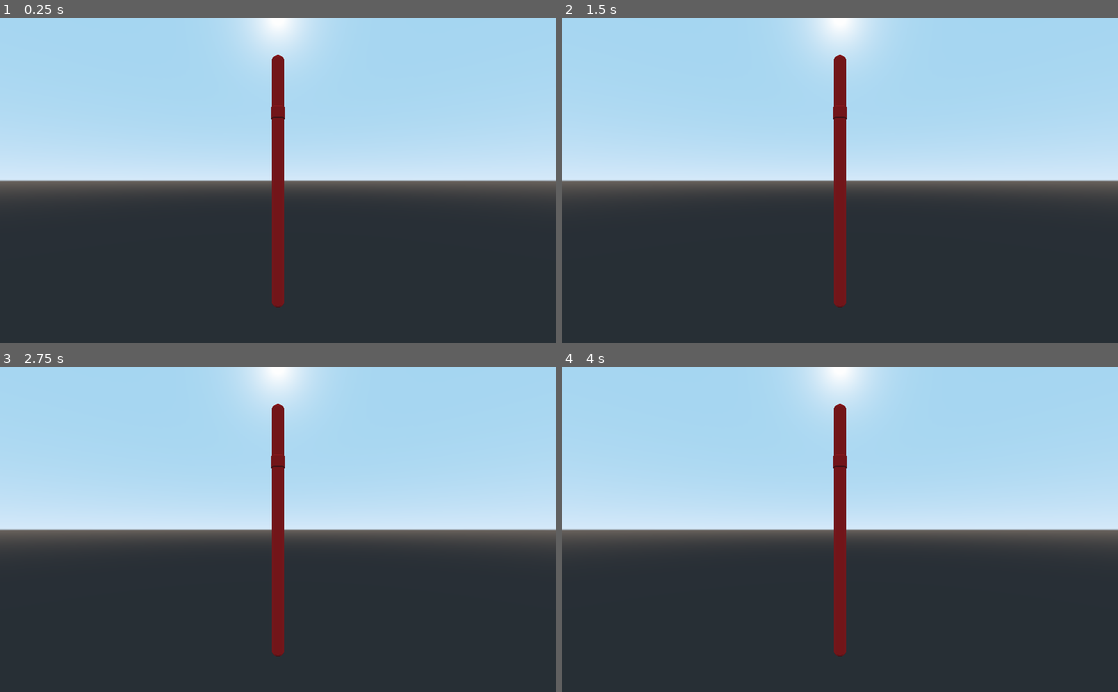
Above: before the commit, frames 1-4 (two rows, left to right).
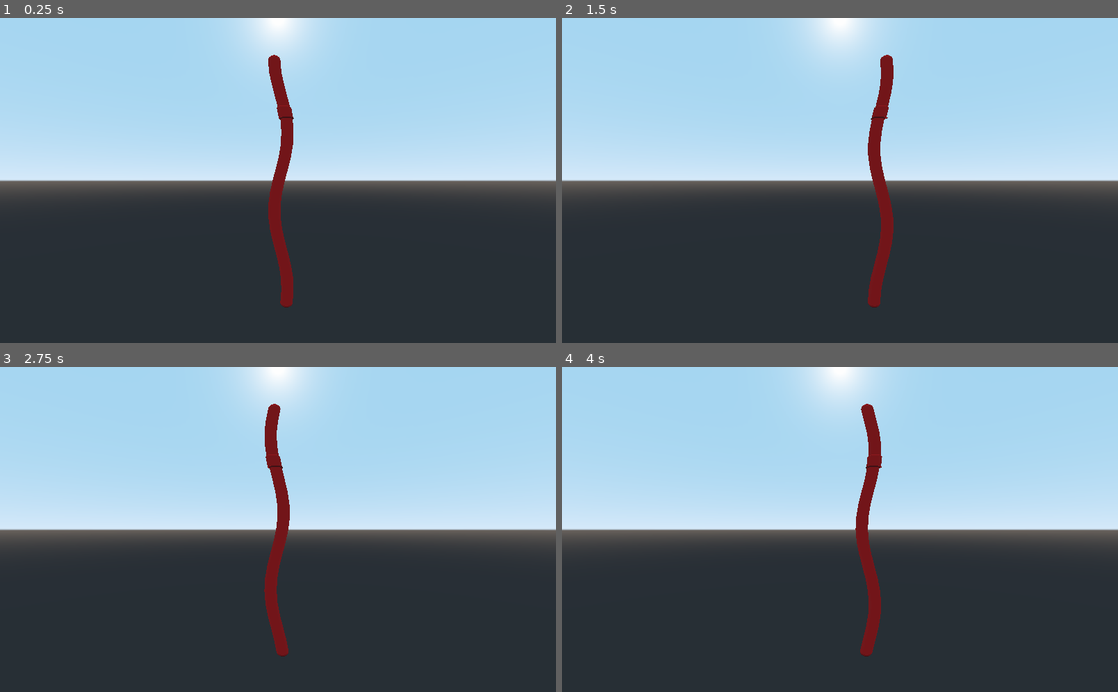
Above: after the commit, the same moments.

Repository: jrburga/WormProject
Game: Godot game, scene res://Main.tscn
Same seed, same stepped clock (60 frames per second), same inputs: the game is played once before the commit and once after it.
Inputs:
- Up to frame 1 (0.25 s): no input
- Up to frame 2 (1.5 s): no input
- Up to frame 3 (2.75 s): no input
- Up to frame 4 (4 s): no input

The runs differ from the first frame. In frame 1, 1.4% of the frame differs, in the area x 48-53%, y 11-90%; in frame 2, 3.5%, in the area x 48-60%, y 11-90%; in frame 3, 1.2%; in frame 4, 3.5%.
Error before the commit: Parse Error: The function "_animate_slither" already exists in this class (at line 39). (res://Worm.gd:57)

Commit message:
slithery worm

Diff:
--- a/Main.tscn
+++ b/Main.tscn
@@ -5,6 +5,7 @@
 [node name="Main" type="Spatial"]
 
 [node name="simple_worm" parent="." instance=ExtResource( 1 )]
+move = 2
 
-[node name="Camera" type="Camera" parent="simple_worm"]
+[node name="Camera" type="Camera" parent="."]
 transform = Transform( 1, 0, 0, 0, 1, 0, 0, 0, 1, 0, 0, 6.66813 )
--- a/Worm.gd
+++ b/Worm.gd
@@ -3,7 +3,8 @@
 
 enum WormMove {
 	Slither,
-	Wiggle
+	Wiggle,
+	Slither2
 }
 
 export(WormMove) var move = WormMove.Slither;
@@ -26,17 +27,21 @@
 #	_animate_wiggle(delta)
 #	_animate_slither(delta)
 
+
+
 	match (move):
 		WormMove.Slither:
 			_animate_slither(delta)
 		WormMove.Wiggle:
 			_animate_wiggle(delta)
+		WormMove.Slither2:
+			_animate_slither_2(delta)
 
 	if time > 100:
 		time = 0
 	pass
 
-func _animate_slither(delta):
+func _animate_slither_2(delta):
 	var count = $Armature/Skeleton.get_bone_count()
 	var f = 1 / (float(count) / 2)
 	var amp = 1
@@ -46,12 +51,14 @@
 		new_transform.basis = Basis()
 
 		var shift = sin(bone_index)
-		var x = cos(time * speed) * f * amp * shift
+		var x = cos(time * speed + bone_index * .5) * f * amp
 		var y = 0
 		var z = 0
 		new_transform.origin = Vector3(x, y, 0)
 		$Armature/Skeleton.set_bone_pose(bone_index, new_transform)
 
+
+#	transform.origin.y = time
 	time += delta
 
 func _animate_slither(delta):
